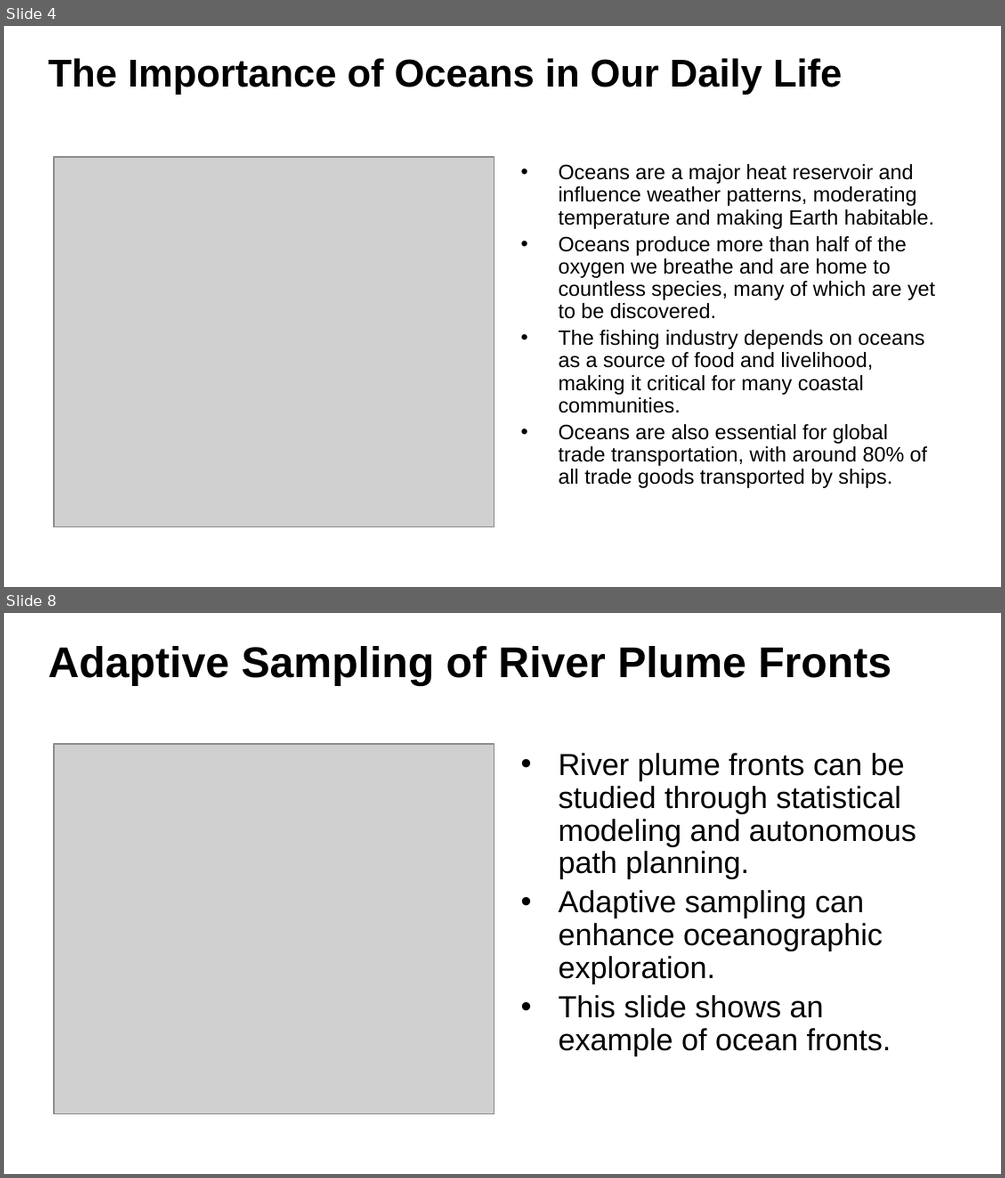
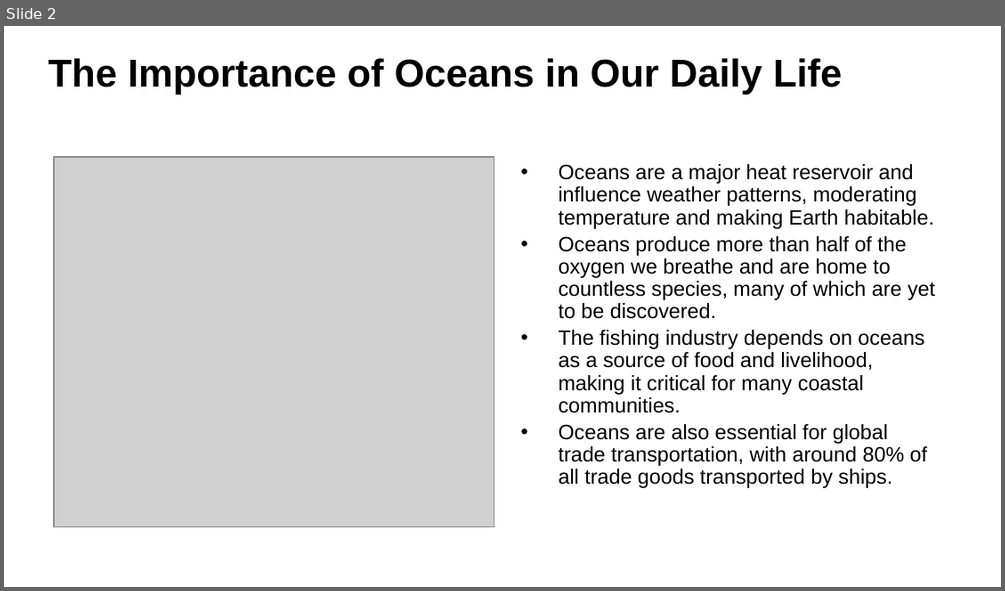
Before and after one commit to YaolinGe/THESIS, a slide deck: presentation/slides/phd.pptx. Shown one above the other, each under a label of ours: slides 4 and 8 before the commit, slide 2 after it; the slides between them are not shown. The pictures are 1005x1178 and 1005x591 pixels, drawn with LibreOffice and Linux fonts; fonts in the diff are those of the drawing; grey boxes stand for pictures; background and template pictures are left out. Boxes give left, top, right and bottom in pixels: in the first picture for what was removed or moved away, otherwise in the second. Text is boxed around its words. In the diff, an @@ line names an element or a change of style, - is before the commit and + after.

```diff
--- a/presentation/slides/phd.pptx
+++ b/presentation/slides/phd.pptx
@@ slide 8 removed at [4, 613, 1001, 1174], background #FFFFFF @@
@@ title removed at [48, 646, 891, 686] @@
-Adaptive Sampling of River Plume Fronts
@@ picture removed at [54, 744, 494, 1113] @@
@@ text removed at [558, 753, 916, 1055] @@
-• River plume fronts can be studied through statistical modeling and autonomous path planning.
-• Adaptive sampling can enhance oceanographic exploration.
-• This slide shows an example of ocean fronts.
@@ what was slide 4 is now slide 2 @@
```
Also in this commit, not shown: 2 slides changed, 8 slides added, 4 other slides removed, 3 other files.
